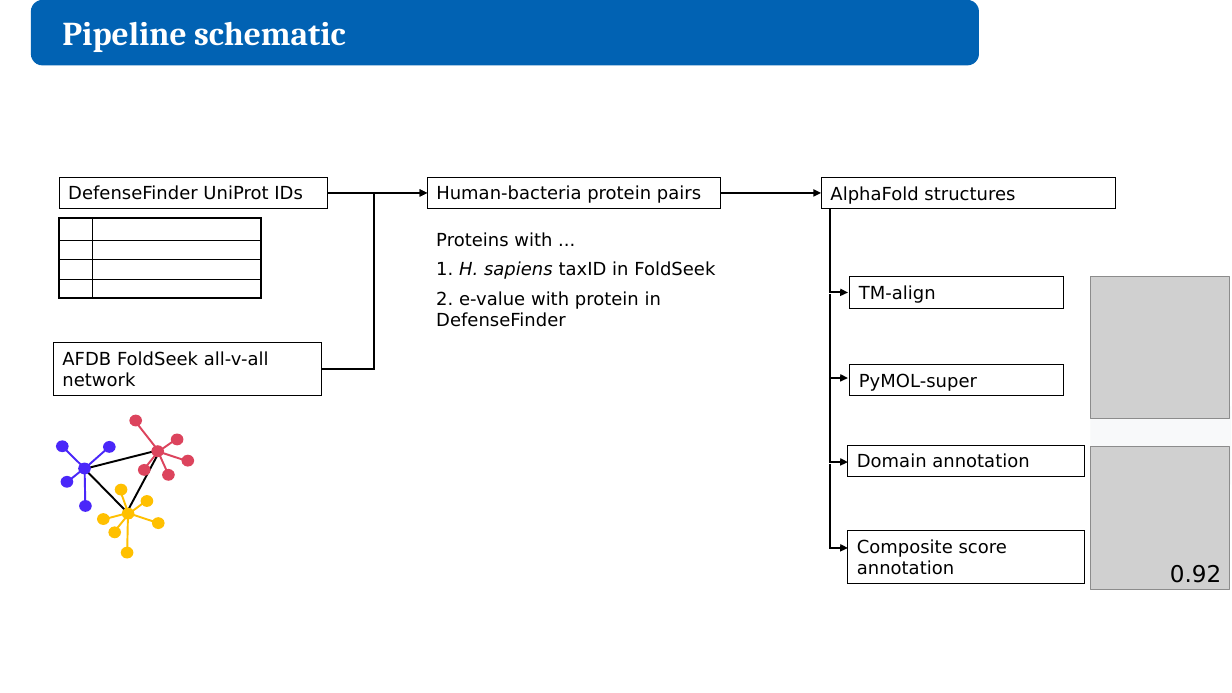
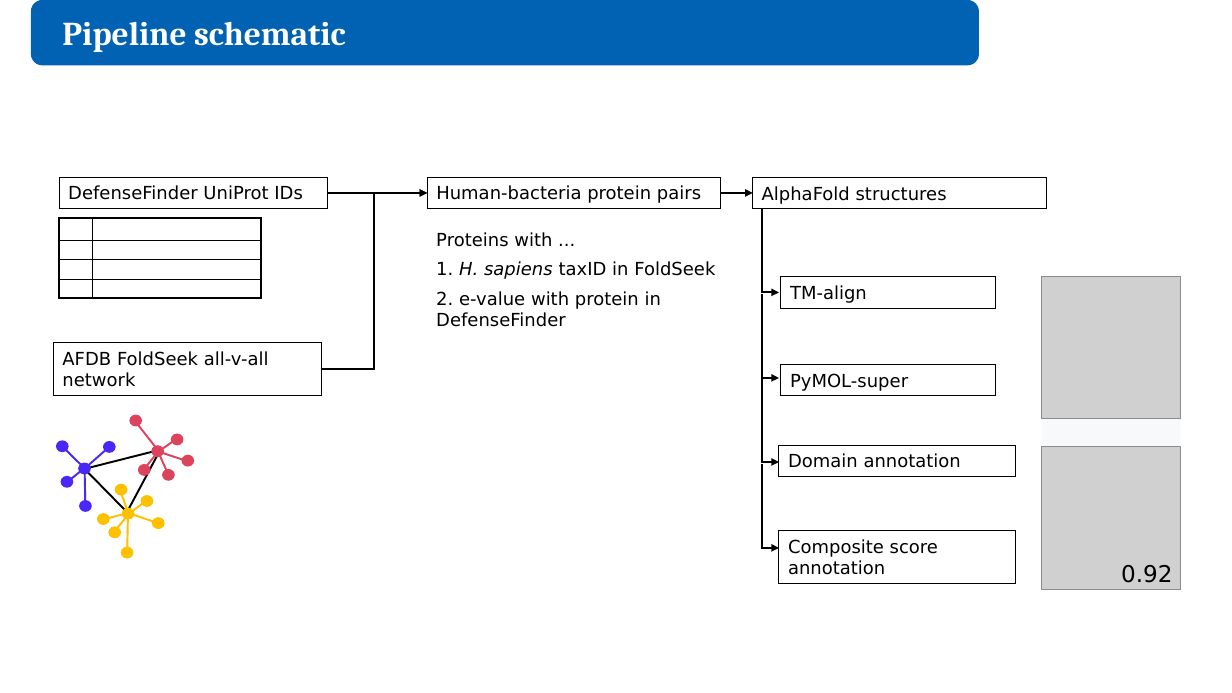
Before and after one commit to juliandeanmoran/BISSH, a slide deck: slide 10 of reports/2026-08-28_projectUpdate_3/2026-08-28_projectUpdate_3_jmoran.pptx. Drawn at 1232x693 pixels with LibreOffice and Linux fonts; fonts in the diff are those of the drawing; grey boxes stand for pictures. Boxes give left, top, right and bottom in pixels: in the first picture for what was removed or moved away, otherwise in the second. Text is boxed around its words. In the diff, an @@ line names an element or a change of style, - is before the commit and + after.

```diff
--- a/reports/2026-08-28_projectUpdate_3/2026-08-28_projectUpdate_3_jmoran.pptx
+++ b/reports/2026-08-28_projectUpdate_3/2026-08-28_projectUpdate_3_jmoran.pptx
@@ elbow arrow removed from (721, 193) to (822, 193) @@
@@ arrow added from (721, 193) to (753, 193), #000000 1.5 pt @@
@@ 2 pictures, 1 text, 1 rectangle: place and size @@
-2 pictures, 1 text, 1 rectangle at (1091,277,1231,590)
+2 pictures, 1 text, 1 rectangle at (1042,277,1180,590)
@@ 5 rectangles, 4 elbow arrows: place and size @@
-5 rectangles, 4 elbow arrows at (822,177,1116,583)
+5 rectangles, 4 elbow arrows at (752,177,1046,583)
```
Also in this commit, not shown: 2 other slides changed, 5 slides added, 1 slide removed, 5 other files.
